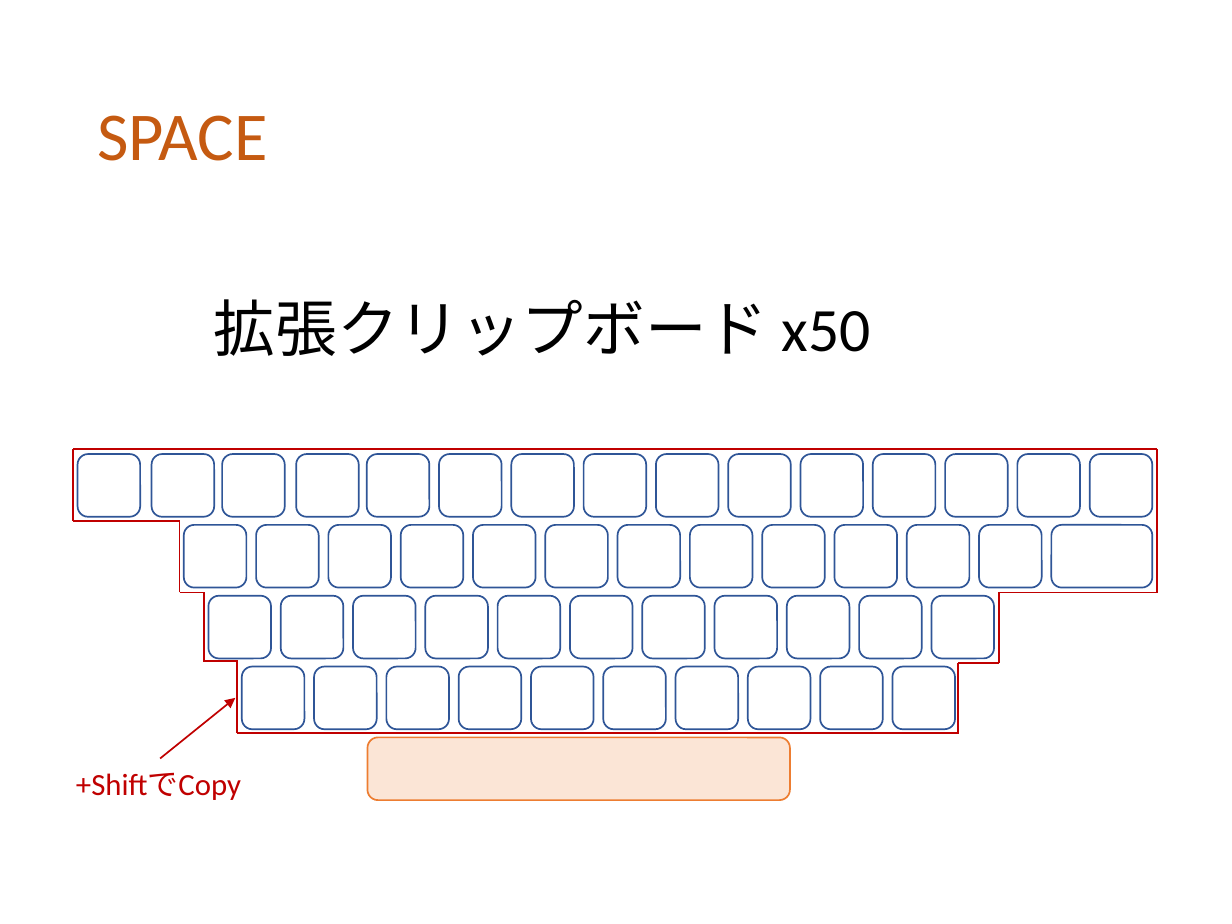
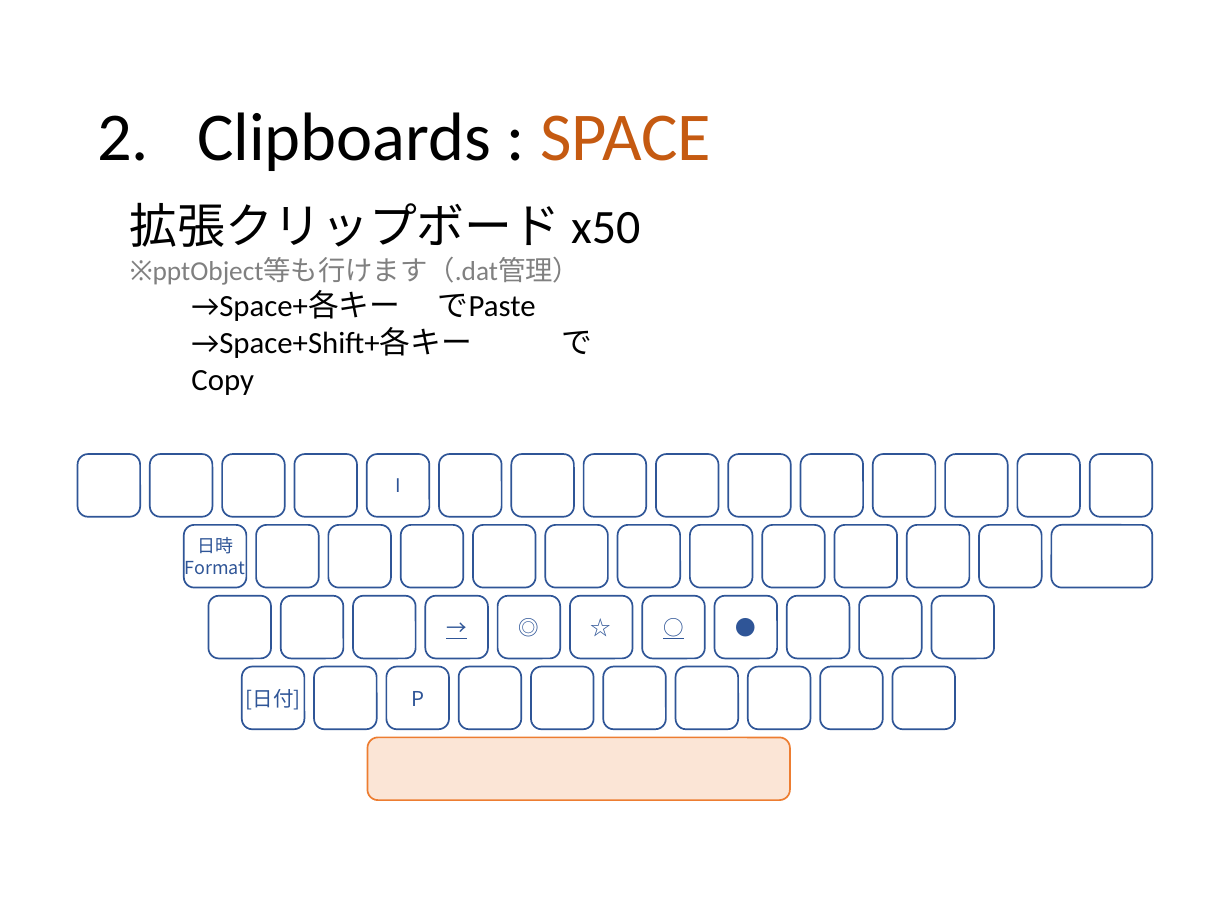
Before and after one commit to ittooo66/myAHK, a slide deck: slide 7 of MANUAL.pptx. Drawn at 1232x924 pixels with LibreOffice and Linux fonts; fonts in the diff are those of the drawing. Boxes give left, top, right and bottom in pixels: in the first picture for what was removed or moved away, otherwise in the second. Text is boxed around its words. In the diff, an @@ line names an element or a change of style, - is before the commit and + after.

```diff
--- a/MANUAL.pptx
+++ b/MANUAL.pptx
@@ title at [197,112,711,171]: text changed; text colour #C55A11 to #000000 @@
-SPACE
+2. Clipboards : SPACE
@@ text "拡張クリップボード x50": place and size @@
-text "拡張クリップボード x50" at [214,299,871,356]
+text "拡張クリップボード x50" at [130,202,640,358]
@@ text at [130,202,640,247]: size 36 to 28 pt in "拡張クリップボード x50" @@
@@ text at [191,257,592,358]: paragraphs added @@
+    ※pptObject等も行けます（.dat管理）
+      →Space+各キー でPaste
+      →Space+Shift+各キー でCopy
@@ text in rounded rectangle at [395,478,401,492]: text added @@
+I
@@ group removed at [73,450,1157,733]: 14 lines @@
@@ text in rounded rectangle at [185,537,245,574]: text added @@
+日時
+Format
@@ text in rounded rectangle at [425,596,488,659]: text added @@
+→
@@ text in rounded rectangle at [498,596,561,659]: text added @@
+◎
@@ text in rounded rectangle at [570,596,633,659]: text added @@
+☆
@@ text in rounded rectangle at [642,596,705,659]: text added @@
+○
@@ text in rounded rectangle at [715,596,777,659]: text added @@
+●
@@ text in rounded rectangle at [246,689,301,710]: text added @@
+[日付]
@@ arrow removed from (160, 759) to (235, 697) @@
@@ text in rounded rectangle at [411,691,424,706]: text added @@
+P
@@ text removed at [76,772,241,800] @@
-+ShiftでCopy
```
Also in this commit, not shown: 10 other slides changed, 5 slides added, 1 slide removed.
